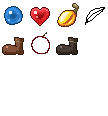
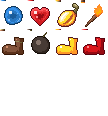
Layered file, before and after one edit (108×116). Changes by layer:
showed "Ebene", painted on it over [0, 0, 88, 31]
painted on "skull_spritesheet.png" over [31, 0, 105, 55]
painted on "Ebene #1" over [33, 0, 105, 55]
